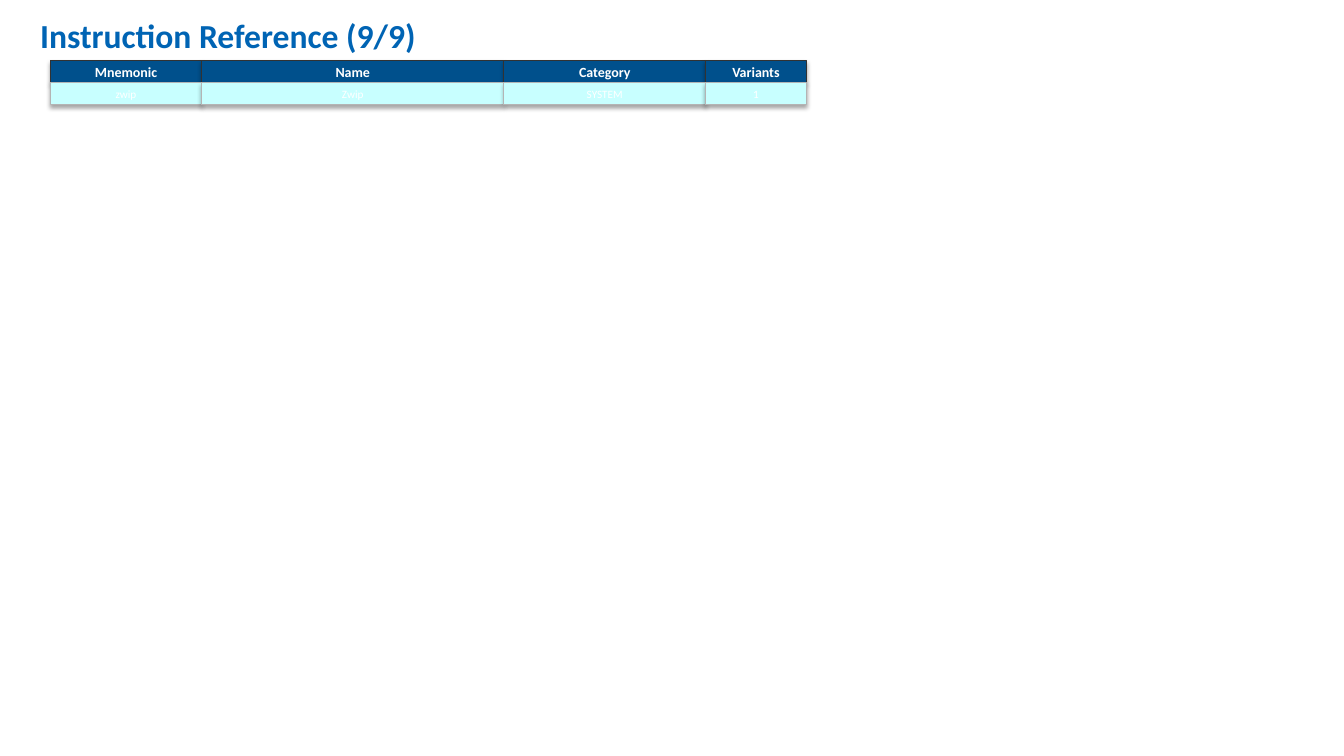
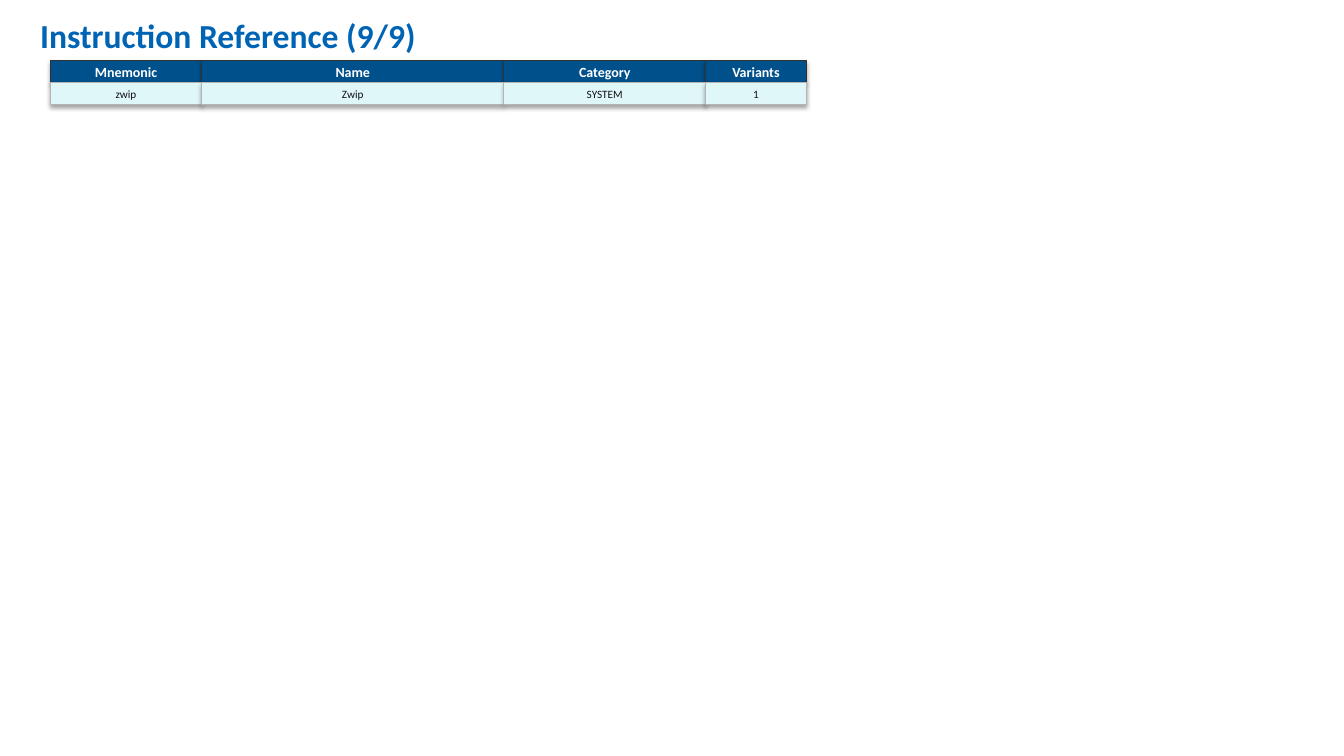
Before and after one commit to RetroCoreLabs/nd500x, a slide deck: slide 17 of docs/nd500_instruction_map.pptx. Drawn at 1344x756 pixels with LibreOffice and Linux fonts; fonts in the diff are those of the drawing. Boxes give left, top, right and bottom in pixels: in the first picture for what was removed or moved away, otherwise in the second. Text is boxed around its words. In the diff, an @@ line names an element or a change of style, - is before the commit and + after.

```diff
--- a/docs/nd500_instruction_map.pptx
+++ b/docs/nd500_instruction_map.pptx
@@ fill #C8FFFF to #E0F7FA in 4 elements at (x1=50, y1=83, x2=202, y2=105), (x1=202, y1=83, x2=504, y2=105), (x1=504, y1=83, x2=706, y2=105), (x1=706, y1=83, x2=807, y2=105) @@
@@ text in rectangle at (x1=116, y1=90, x2=137, y2=100): text added @@
+zwip
@@ text in rectangle at (x1=342, y1=90, x2=364, y2=100): text added @@
+Zwip
@@ text in rectangle at (x1=587, y1=90, x2=623, y2=98): text added @@
+SYSTEM
@@ text in rectangle at (x1=753, y1=91, x2=759, y2=98): text added @@
+1
```
Also in this commit, not shown: 15 other slides changed, 1 other file.
